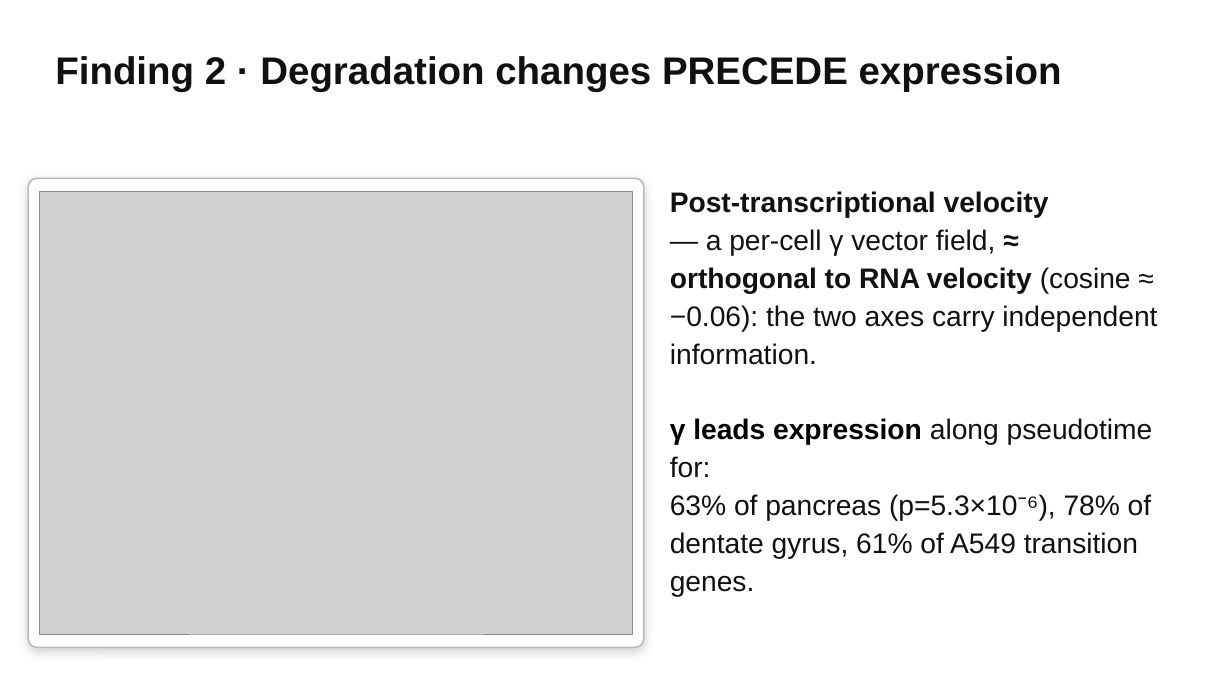
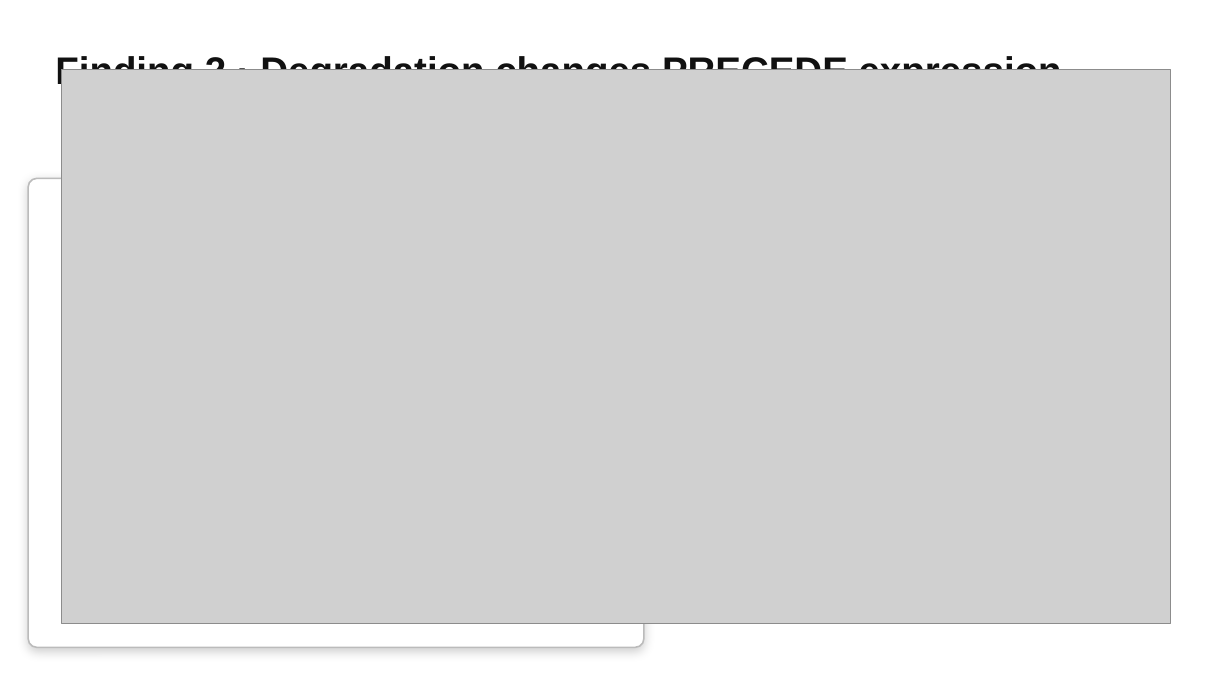
Before and after one commit to bryanc5864/scPTR, a slide deck: slide 17 of presentations/scPTR talk.pptx (slide 21 before the commit). Drawn at 1232x693 pixels with LibreOffice and Linux fonts; fonts in the diff are those of the drawing; grey boxes stand for pictures. Boxes give left, top, right and bottom in pixels: in the first picture for what was removed or moved away, otherwise in the second. Text is boxed around its words. In the diff, an @@ line names an element or a change of style, - is before the commit and + after.

```diff
--- a/presentations/scPTR talk.pptx
+++ b/presentations/scPTR talk.pptx
@@ picture added at (62,69,1171,624) @@
@@ picture removed at (40,192,633,635) @@
@@ text removed at (670,191,1157,559) @@
-Post-transcriptional velocity
-— a per-cell γ vector field, ≈ orthogonal to RNA velocity (cosine ≈ −0.06): the two axes carry independent information.
-γ leads expression along pseudotime for:
-63% of pancreas (p=5.3×10⁻⁶), 78% of dentate gyrus, 61% of A549 transition genes.
```
Also in this commit, not shown: 1 other slide changed, 7 slides removed.
